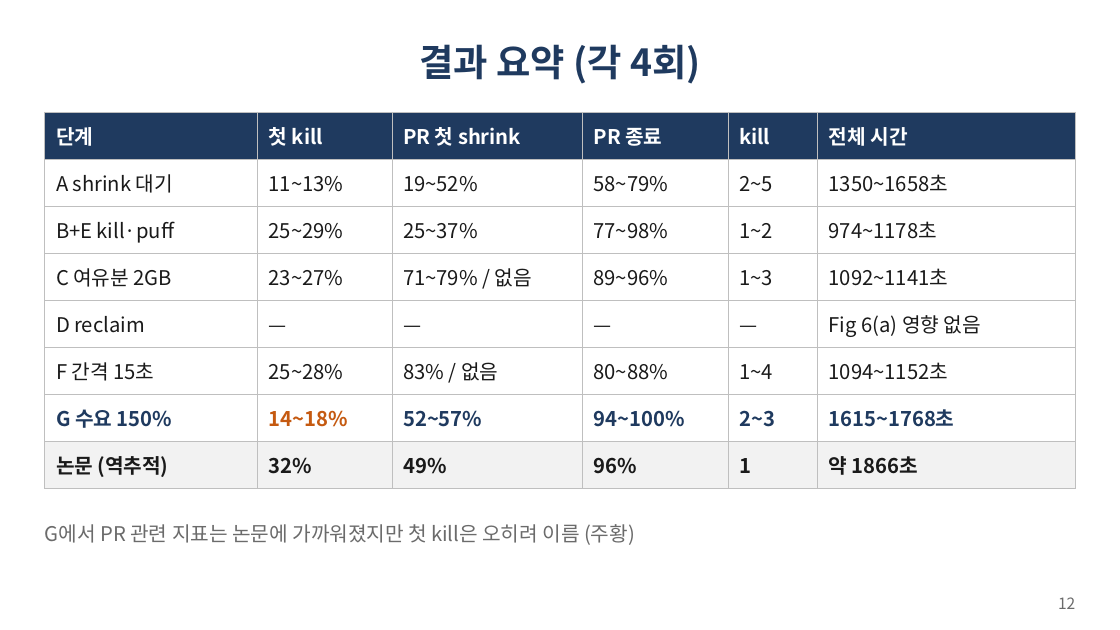
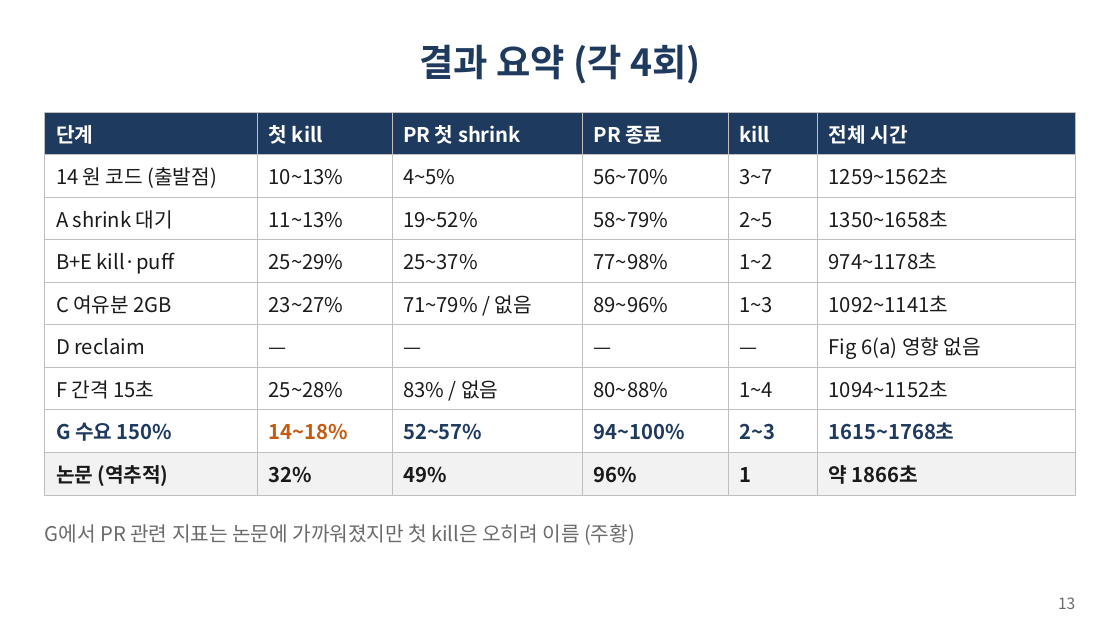
Before and after one commit to gihyeon23/pufferfish-memory-lab, a slide deck: slide 13 of common/lab-meetings/2026-11-20/fig6a-paper-aligned.pptx (slide 12 before the commit). Drawn at 1120x630 pixels with LibreOffice and Linux fonts; fonts in the diff are those of the drawing. Boxes give left, top, right and bottom in pixels: in the first picture for what was removed or moved away, otherwise in the second. Text is boxed around its words. In the diff, an @@ line names an element or a change of style, - is before the commit and + after.

```diff
--- a/common/lab-meetings/2026-11-20/fig6a-paper-aligned.pptx
+++ b/common/lab-meetings/2026-11-20/fig6a-paper-aligned.pptx
@@ table at (45,112,1075,490) @@
+row 2: 14 원 코드 (출발점) | 10~13% | 4~5% | 56~70% | 3~7 | 1259~1562초
@@ page number at (1058,597,1075,609): text changed @@
-12
+13
```
Also in this commit, not shown: 6 other slides changed, 2 slides added, 2 other files.
